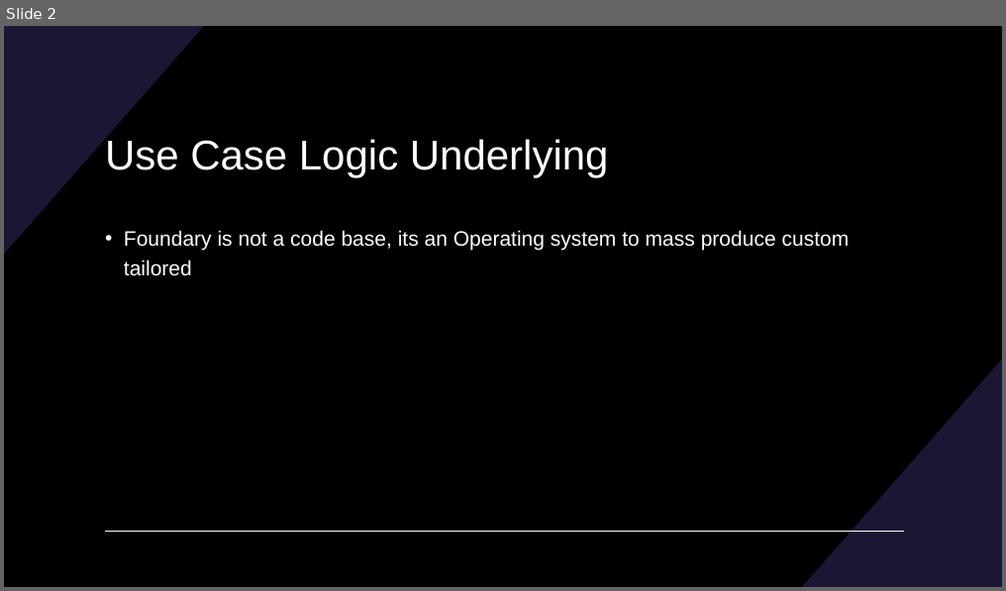
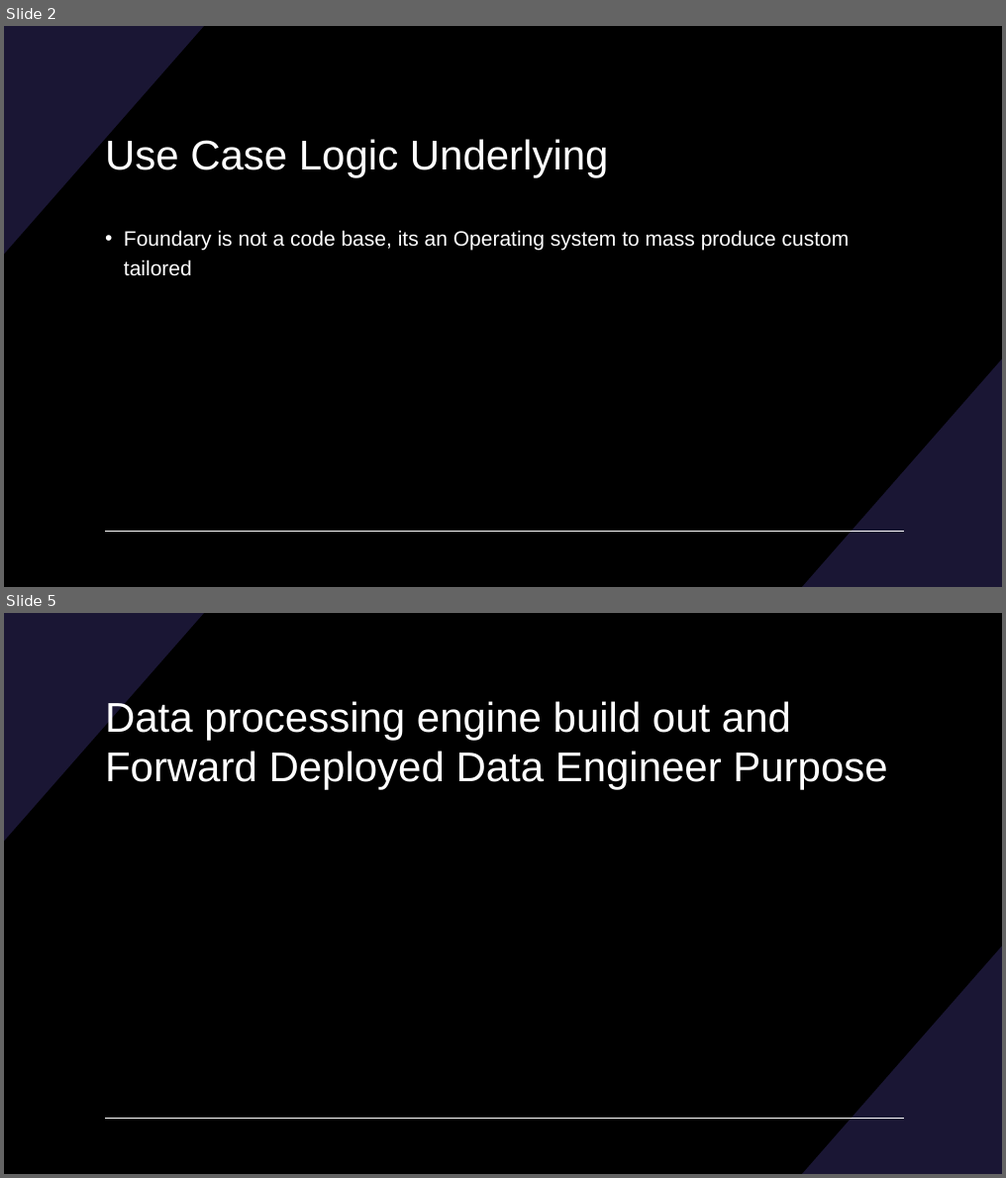
Before and after one commit to Orko24/PLTR_GAIA_4, a slide deck: Workflow/Foundry Product_Use_case_Logic.pptx. Shown one above the other, each under a label of ours: slide 2 before the commit, slides 2 and 5 after it; the slides between them are not shown. The pictures are 1006x591 and 1006x1178 pixels, drawn with LibreOffice and Linux fonts; fonts in the diff are those of the drawing. Boxes give left, top, right and bottom in pixels: in the first picture for what was removed or moved away, otherwise in the second. Text is boxed around its words. In the diff, an @@ line names an element or a change of style, - is before the commit and + after.

```diff
--- a/Workflow/Foundry Product_Use_case_Logic.pptx
+++ b/Workflow/Foundry Product_Use_case_Logic.pptx
@@ slide 5 added at bbox=[4, 613, 1002, 1174], background #000000; not listed: 3 template elements that a slide beside it also shows @@
@@ title added at bbox=[105, 698, 887, 789], 40 pt, text #FFFFFF @@
+Data processing engine build out and Forward Deployed Data Engineer Purpose
```
Also in this commit, not shown: 2 other slides added, 1 slide removed, 3 other files.
